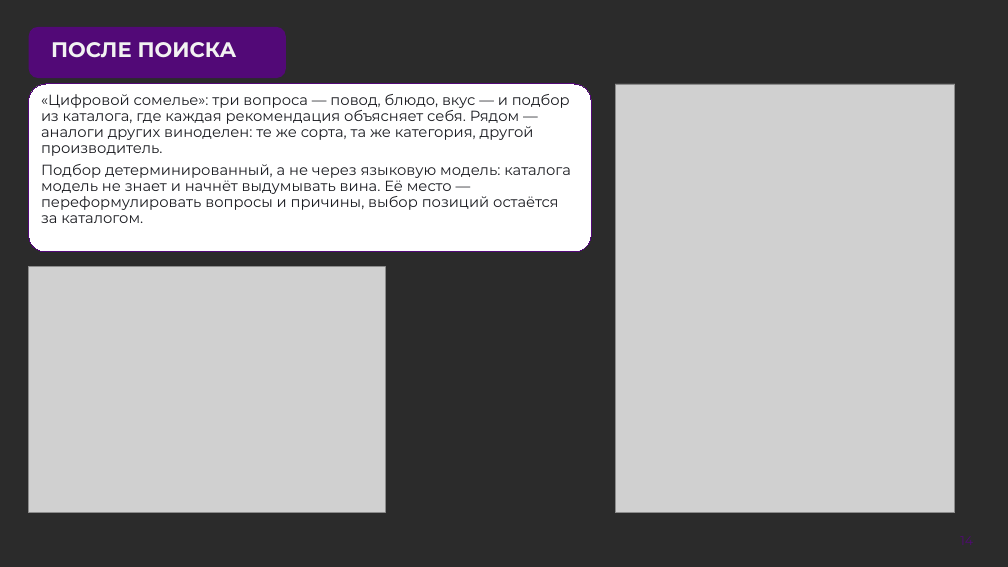
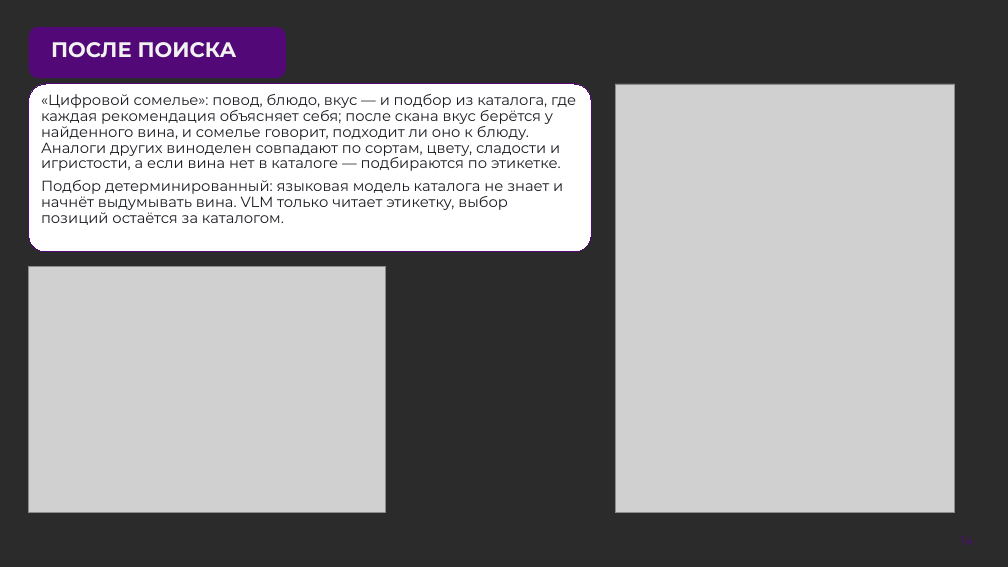
Before and after one commit to AlexGvr/rus_vines, a slide deck: slide 14 of ЛЦТ2026 Сканер российских вин.pptx. Drawn at 1008x567 pixels with LibreOffice and Linux fonts; fonts in the diff are those of the drawing; grey boxes stand for pictures; background and template pictures are left out; a plain dark background stands for a picture behind light text. Boxes give left, top, right and bottom in pixels: in the first picture for what was removed or moved away, otherwise in the second. Text is boxed around its words. In the diff, an @@ line names an element or a change of style, - is before the commit and + after.

```diff
--- a/ЛЦТ2026 Сканер российских вин.pptx
+++ b/ЛЦТ2026 Сканер российских вин.pptx
@@ text in rounded rectangle at [41, 94, 576, 225]: text changed @@
-«Цифровой сомелье»: три вопроса — повод, блюдо, вкус — и подбор из каталога, где каждая рекомендация объясняет себя. Рядом — аналоги других виноделен: те же сорта, та же категория, другой производитель.
-Подбор детерминированный, а не через языковую модель: каталога модель не знает и начнёт выдумывать вина. Её место — переформулировать вопросы и причины, выбор позиций остаётся за каталогом.
+«Цифровой сомелье»: повод, блюдо, вкус — и подбор из каталога, где каждая рекомендация объясняет себя; после скана вкус берётся у найденного вина, и сомелье говорит, подходит ли оно к блюду. Аналоги других виноделен совпадают по сортам, цвету, сладости и игристости, а если вина нет в каталоге — подбираются по этикетке.
+Подбор детерминированный: языковая модель каталога не знает и начнёт выдумывать вина. VLM только читает этикетку, выбор позиций остаётся за каталогом.
```
Also in this commit, not shown: 7 other slides changed, 1 other file.
